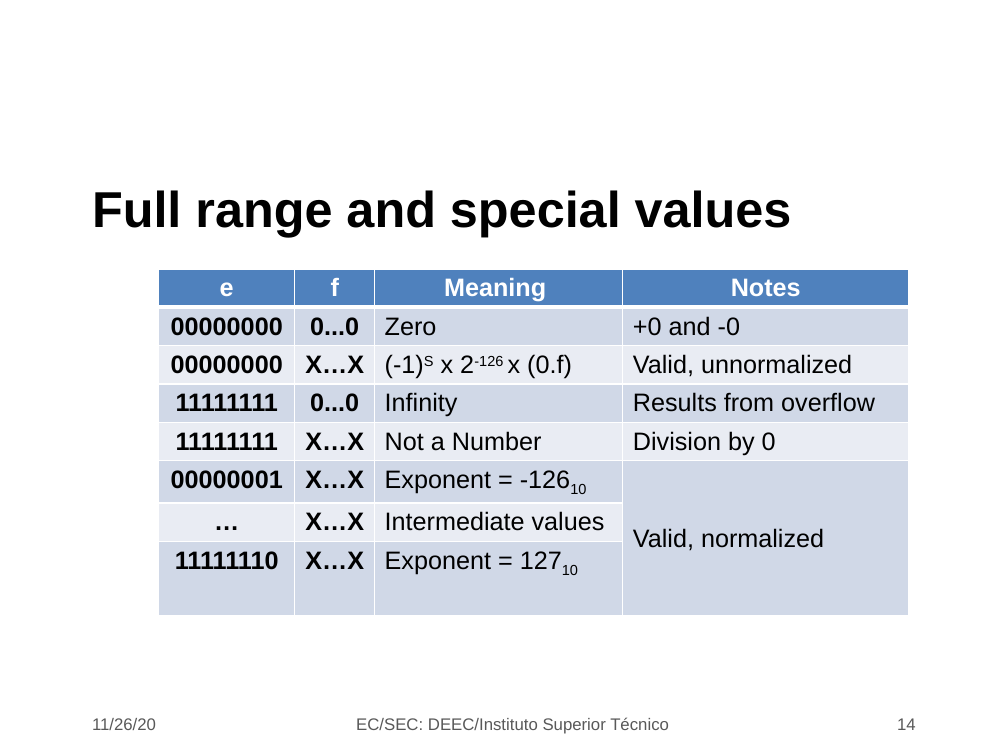
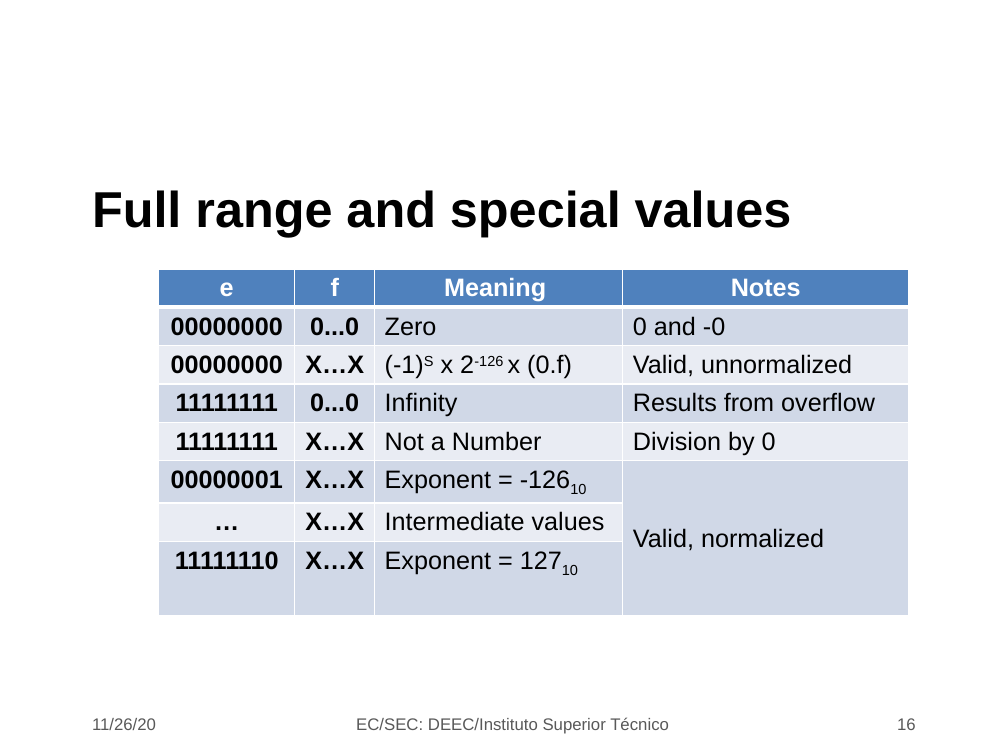
Before and after one commit to jjts/ist-sec, a slide deck: slide 16 of lectures/l20/l20.odp (slide 14 before the commit). Drawn at 1008x756 pixels with LibreOffice and Linux fonts; fonts in the diff are those of the drawing; background and template pictures are left out. Boxes give left, top, right and bottom in pixels: in the first picture for what was removed or moved away, otherwise in the second. Text is boxed around its words. In the diff, an @@ line names an element or a change of style, - is before the commit and + after.

```diff
--- a/lectures/l20/l20.odp
+++ b/lectures/l20/l20.odp
@@ table at box(158, 269, 908, 616) @@
-row 2, column 4: +0 and -0
+row 2, column 4: 0 and -0
@@ page number at box(897, 718, 916, 730): text changed @@
-14
+16
```
Also in this commit, not shown: 3 other slides changed, 2 slides added, 1 slide removed, 3 other files.
